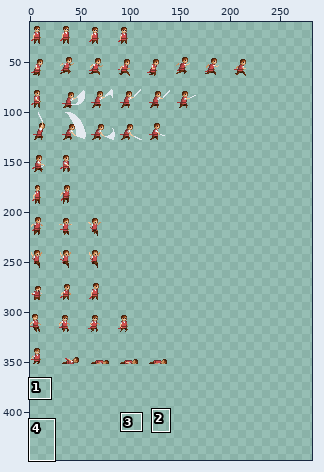
Two states of a sprite sheet, Assets/Art/Player/player.png. The first picture is a wide view before the edit; the outline marks the close-up.
Close-up. As it was:
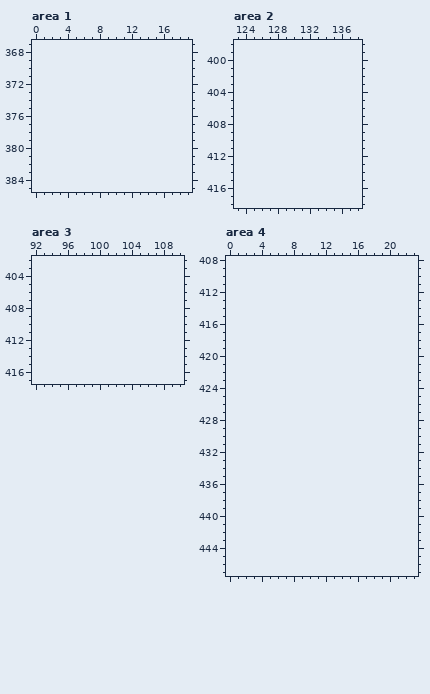
The file is 232x352 pixels. Colours within 5 levels of each other are drawn and written as one. Shown: area 1: x 0..19, y 367..385; area 2: x 123..138, y 398..418; area 3: x 92..110, y 402..417; area 4: x 0..23, y 408..447. The old version is drawn lined up with the new one, on the new canvas. The wide view leaves out empty margins. The commit also changed other parts of the picture, which this record leaves out.
Palette (. is transparent): 
The same view after the edit:
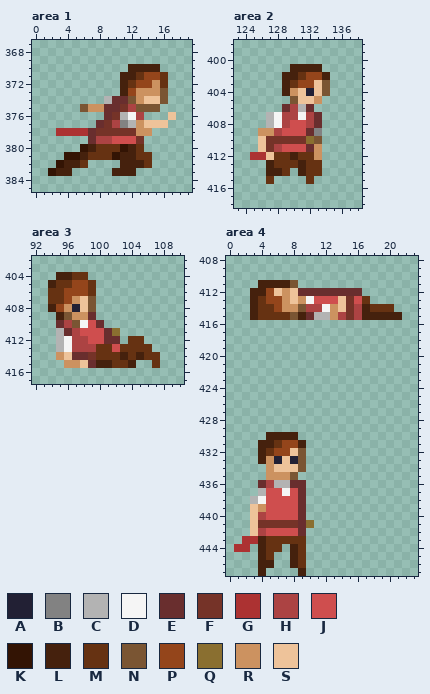
Colours new in this view: A #222034  B #828282  C #b3b3b3  D #f5f5f5  E #692e2e  F #753328  G #ac3232  H #ac4343  J #cf4e4e  K #331404  L #45210d  M #663212  N #7a5533  P #94451b  Q #8a6f30  R #cc9260  S #eec39a
Changes in this commit:
canvas 232x352 -> 290x448
Area 1:
y 370: x 12..15 .... -> LLLL
y 371: x 11..16 ...... -> LLMPPM
y 372: x 11..16 ...... -> LMPPRM
y 373: x 11..16 ...... -> LPRRRN
y 374: x 9..16 ........ -> CEENRSSN
y 375: x 6..15 .......... -> NRREEFHNNN
y 376: x 9..13 ..... -> EFCDH; x 17 . -> S
y 377: x 8..16 ......... -> EFHBCRSSS
y 378: x 3..14 ............ -> GGGGEFFFFFRR
y 379: x 7..13 ....... -> EHHJJJF
y 380: x 6..13 ........ -> KLMMMKLM
y 381: x 4..14 ........... -> KKLMMMKLLMM
y 382: x 3..6 .... -> KLLM; x 11..14 .... -> LLLM
y 383: x 2..4 ... -> KLL; x 10..12 ... -> LLL
Area 2:
y 401: x 130..133 .... -> LLLL
y 402: x 129..134 ...... -> LLMPPL
y 403: x 129..134 ...... -> LMPPSN
y 404: x 129..134 ...... -> LRSASN
y 405: x 130..133 .... -> NSSR
y 406: x 129..132 .... -> EHCE
y 407: x 127..133 ....... -> CDHHDHE
y 408: x 127..133 ....... -> CDHJJHE
y 409: x 126..133 ........ -> RRHJJJEB
y 410: x 126..133 ........ -> SFFFFFQN
y 411: x 126..133 ........ -> SFHJJJER
y 412: x 125..133 ......... -> GGSMMLMMR
y 413: x 127..133 ....... -> LMMMLMM
y 414: x 127..129 ... -> LLM; x 131..133 ... -> LMM
y 415: x 127 . -> M; x 132 . -> M
Area 3:
y 404: x 95..98 .... -> LLMM
y 405: x 94..99 ...... -> LMMPPM
y 406: x 94..99 ...... -> MMPPPM
y 407: x 94..99 ...... -> MMPRSN
y 408: x 94..99 ...... -> LPRASN
y 409: x 95..99 ..... -> LNRRE
y 410: x 95..100 ...... -> EHNDJE
y 411: x 95..102 ........ -> CEHJJJEQ
y 412: x 95..102 ........ -> CDHHJJEE; x 104..105 .. -> MM
y 413: x 95..106 ............ -> CDHHHMMJMMMM
y 414: x 95..107 ............. -> RSEEFMMMLMLMM
y 415: x 96..104 ......... -> RRSELLMML; x 107 . -> M
Area 4:
y 411: x 4..8 ..... -> LLLLN
y 412: x 3..16 .............. -> LLPSRSEEEEEEEE
y 413: x 3..17 ............... -> LMPPRSRDJJJSFJM
y 414: x 3..20 .................. -> LMMPRRNHHDRSFHLMMM
y 415: x 3..21 ................... -> LMMMMNLECCRHFHLLLLL
y 430: x 5..8 .... -> LLLL
y 431: x 4..9 ...... -> LLMPPL
y 432: x 4..9 ...... -> LMPPSN
y 433: x 4..9 ...... -> LRASAN
y 434: x 5..9 ..... -> RSSSN
y 435: x 5..8 .... -> RRRN
y 436: x 4..9 ...... -> EHCCEE
y 437: x 4..9 ...... -> CJJDJE
y 438: x 3..9 ....... -> CDJJJJE
y 439: x 3..9 ....... -> SRJJJJE
y 440: x 3..9 ....... -> SHJJJJE
y 441: x 3..10 ........ -> SFFFFFEQ
y 442: x 3..9 ....... -> SHJJJJE
y 443: x 2..9 ........ -> GGLMMMMM
y 444: x 1..2 .. -> GG; x 4..6 ... -> LMM; x 8..9 .. -> LM
y 445: x 4..5 .. -> LM; x 8..9 .. -> LM
y 446: x 4..5 .. -> LL; x 8..9 .. -> LM
y 447: x 4 . -> L; x 9 . -> L
